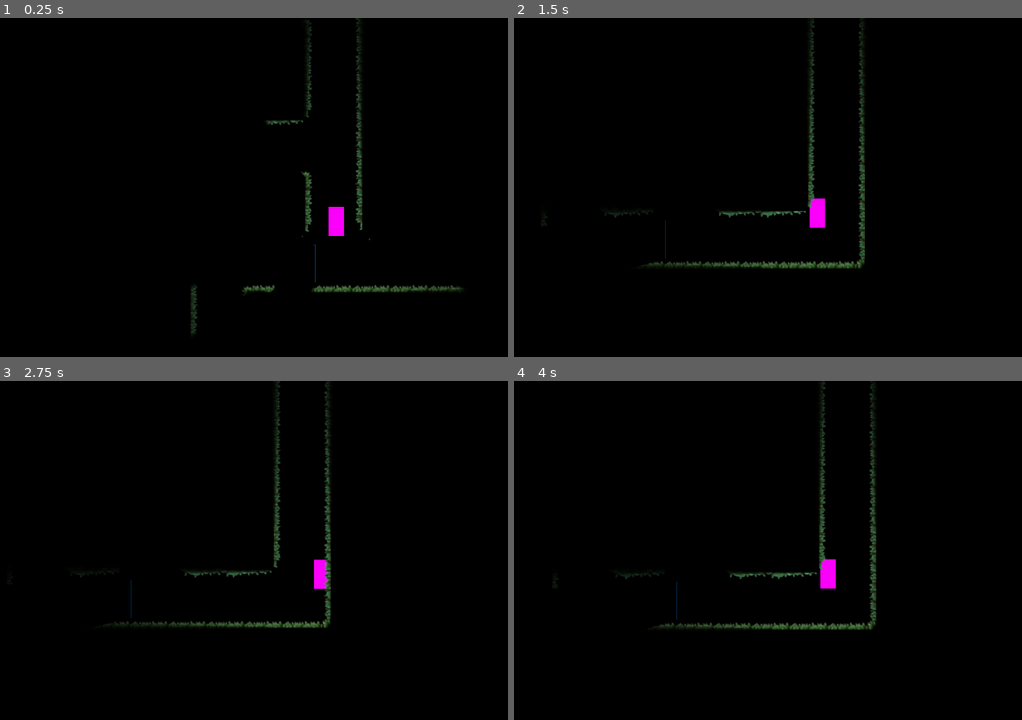
Above: before the commit, frames 1-4 (two rows, left to right).
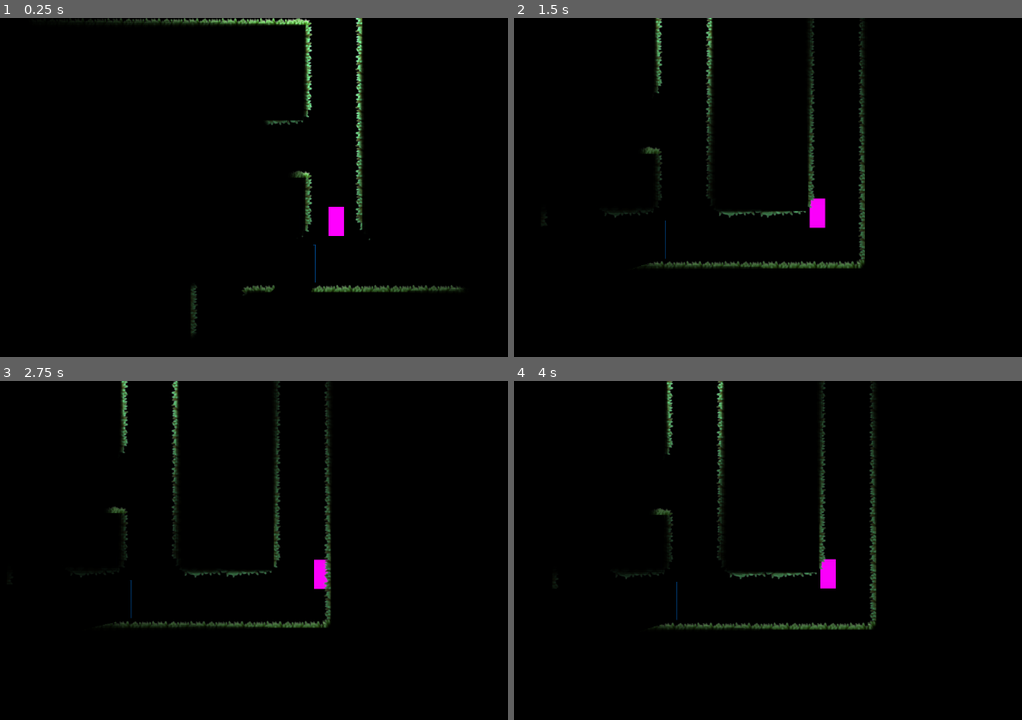
Above: after the commit, the same moments.

Repository: kit-solent/refrigerate
Game: Godot game, scene res://core/ingame.tscn
Two runs of this game, one before a commit and one after it. Both use one fixed random seed, a clock stepped at 60 frames per second and the inputs below.
Inputs:
- Up to frame 1 (0.25 s): no input
- Up to frame 2 (1.5 s): hold Right (player right) 0.53-1.28 s; tap Up (player jump) at 0.77 s; hold Left (player left) from 1.28 s (still down)
- Up to frame 3 (2.75 s): tap Up (player jump) at 1.52 s; release Left (player left) at 2.03 s; hold Right (player right) from 2.03 s (still down)
- Up to frame 4 (4 s): tap Up (player jump) at 3.02, 3.77 s; release Right (player right) at 3.53 s; hold Left (player left) from 3.53 s (still down)

The runs differ from the first frame. In frame 1, 1.5% of the frame differs, in the area x 15-72%, y 0-73%; in frame 2, 0.8%; in frame 3, 0.8%; in frame 4, 0.8%.

Commit message:
SaveBot commit at 2025-01-04 12:55:18

Diff:
--- a/core/auth/start.tscn
+++ b/core/auth/start.tscn
@@ -60,11 +60,10 @@
 
 [node name="tab_container" type="TabContainer" parent="center_container"]
 layout_mode = 2
-current_tab = 1
+current_tab = 0
 tabs_visible = false
 
 [node name="init" type="PanelContainer" parent="center_container/tab_container"]
-visible = false
 layout_mode = 2
 theme_override_styles/panel = SubResource("StyleBoxFlat_7rlu8")
 metadata/_tab_index = 0
@@ -103,6 +102,7 @@
 text = "Play as a guest"
 
 [node name="sign_up" type="PanelContainer" parent="center_container/tab_container"]
+visible = false
 layout_mode = 2
 theme_override_styles/panel = SubResource("StyleBoxFlat_7rlu8")
 metadata/_tab_index = 1
--- a/core/map.gd
+++ b/core/map.gd
@@ -3,6 +3,11 @@
 @onready var mode_overides = get_parent().get_node("meta/mode_overides")
 var mode_overide_scene = preload("res://core/resources/ModeOveride.tscn")
 var wader_scene = preload("res://water/water.tscn")
+
+func _process(delta):
+	if Input.is_action_just_pressed("debug key"):
+		print("hup")
+		$explosion.run()
 
 func create_regions(id:int, atlas:Array=[], remove:bool=true):
 	"""
--- a/explosion/animated_explosion.tscn
+++ /dev/null
@@ -1,9 +0,0 @@
-[gd_scene load_steps=2 format=3 uid="uid://ciyllmbi1syq1"]
-
-[ext_resource type="SpriteFrames" uid="uid://b60hgo5hoq746" path="res://explosion/explosion_spriteframes.tres" id="1_mr8oi"]
-
-[node name="animated_explosion" type="Node2D"]
-
-[node name="animation" type="AnimatedSprite2D" parent="."]
-sprite_frames = ExtResource("1_mr8oi")
-animation = &"explosion"
--- a/explosion/explosion.gd
+++ b/explosion/explosion.gd
@@ -1,2 +1,25 @@
 @icon("res://core/assets/explosion_icon.png")
 class_name Explosion extends Node2D
+
+enum EXPLOSION_TYPE {ANIMATED, PARTICLE}
+@export var type:EXPLOSION_TYPE = EXPLOSION_TYPE.ANIMATED
+
+var explosion_spriteframes = preload("res://explosion/explosion_spriteframes.tres")
+
+func run(explosion_type:EXPLOSION_TYPE = type):
+	"""
+	Runs the explosion using the given `explosion_type`.
+	The Explosion node then deletes itself.
+	"""
+	print('uuuuup')
+	if explosion_type == EXPLOSION_TYPE.ANIMATED:
+		print("whoops")
+		var animation = AnimatedSprite2D.new()
+		animation.sprite_frames = explosion_spriteframes
+		#NOTE: the &"name" literal is a StringName type.
+		add_child(animation)
+		animation.play(&"explosion")
+	elif explosion_type == EXPLOSION_TYPE.PARTICLE:
+		printerr("Particle explosions have not been implimented yet.")
+
+	queue_free()
--- a/levels/level1.tscn
+++ b/levels/level1.tscn
@@ -1,8 +1,10 @@
-[gd_scene load_steps=4 format=4 uid="uid://s8hhu4jxydb"]
+[gd_scene load_steps=6 format=4 uid="uid://s8hhu4jxydb"]
 
 [ext_resource type="PackedScene" uid="uid://c6awmk0g3vary" path="res://core/map.tscn" id="1_japuw"]
 [ext_resource type="PackedScene" uid="uid://ctwsyo8iq6tg8" path="res://portals/portal.tscn" id="2_iwwvk"]
 [ext_resource type="PackedScene" uid="uid://dkrdhmdbjussb" path="res://water/water.tscn" id="3_w0b2p"]
+[ext_resource type="Texture2D" uid="uid://bclpm4fnyi21t" path="res://core/resources/point_light_gradiet_texture.tres" id="4_osvcd"]
+[ext_resource type="Script" path="res://explosion/explosion.gd" id="5_tok3m"]
 
 [node name="level1" instance=ExtResource("1_japuw")]
 tile_map_data = PackedByteArray("AAACAPr/AAAAAAEAAAADAPr/AAABAAEAAAAEAPv/AAACAAEAAAAGAPv/AAADAAEAAAAGAPz/AAADAAEAAAAGAA …(16320 unchanged characters)…
@@ -16,3 +18,16 @@
 
 [node name="water" parent="." index="2" instance=ExtResource("3_w0b2p")]
 position = Vector2(1088, -1472)
+
+[node name="point_light_2d" type="PointLight2D" parent="." index="3"]
+position = Vector2(96.2673, -350.997)
+energy = 2.0
+shadow_enabled = true
+shadow_filter = 1
+shadow_filter_smooth = 2.0
+texture = ExtResource("4_osvcd")
+texture_scale = 16.0
+
+[node name="explosion" type="Node2D" parent="." index="4"]
+position = Vector2(96, -8)
+script = ExtResource("5_tok3m")
